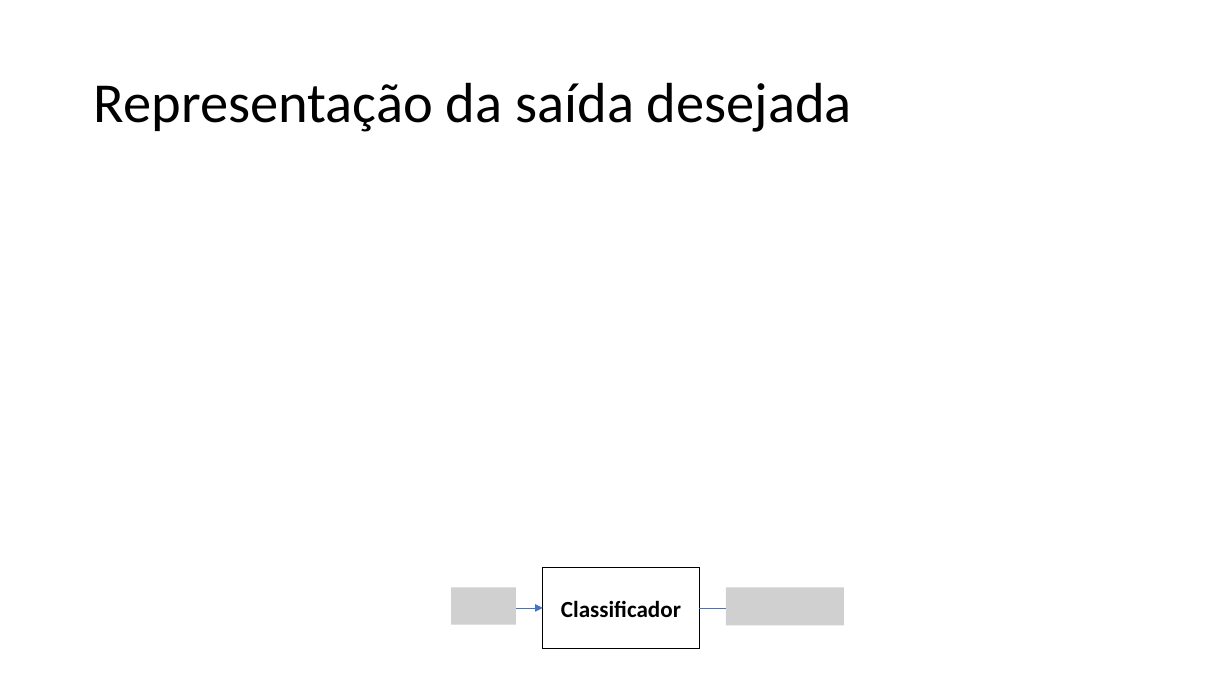
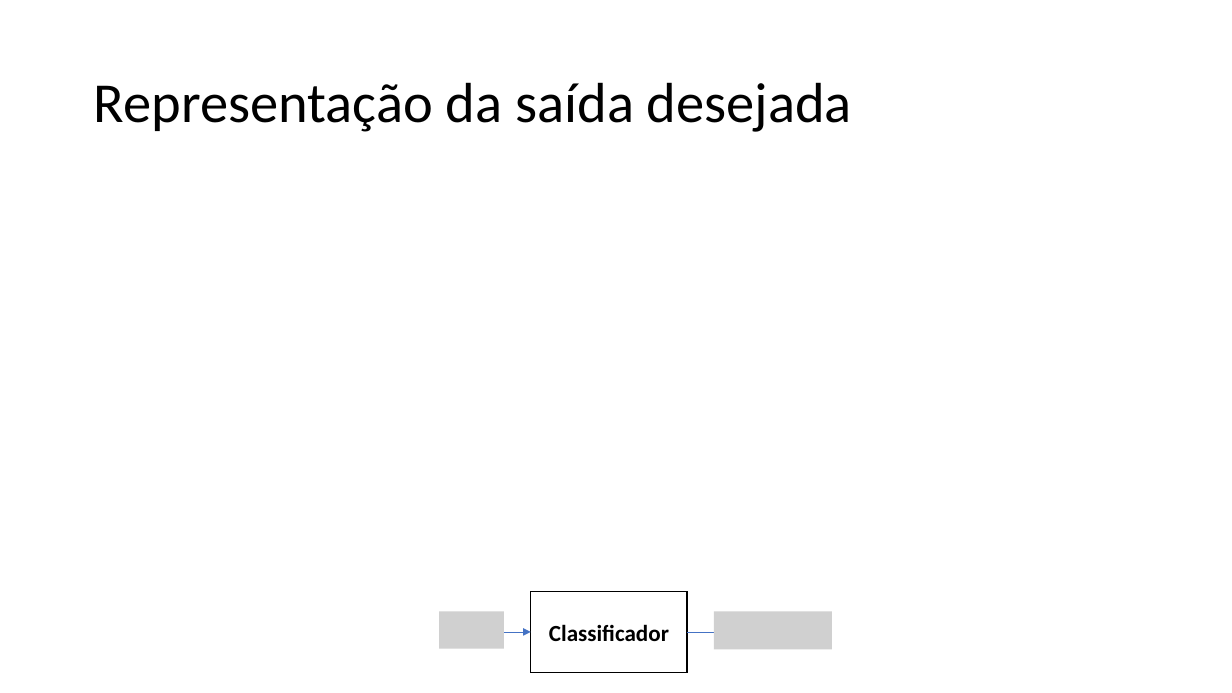
Before and after one commit to zz4fap/t320_aprendizado_de_maquina, a slide deck: slide 12 of slides/T320_Classificação (Parte I).pptx. Drawn at 1232x693 pixels with LibreOffice and Linux fonts; fonts in the diff are those of the drawing; grey boxes stand for pictures. Boxes give left, top, right and bottom in pixels: in the first picture for what was removed or moved away, otherwise in the second. Text is boxed around its words. In the diff, an @@ line names an element or a change of style, - is before the commit and + after.

```diff
--- a/slides/T320_Classificação (Parte I).pptx
+++ b/slides/T320_Classificação (Parte I).pptx
@@ 2 pictures, 2 arrows, 1 rectangle: place and size @@
-2 pictures, 2 arrows, 1 rectangle at bbox=[451, 567, 845, 649]
+2 pictures, 2 arrows, 1 rectangle at bbox=[439, 592, 833, 673]
```
Also in this commit, not shown: 6 other slides changed, 10 other files.
